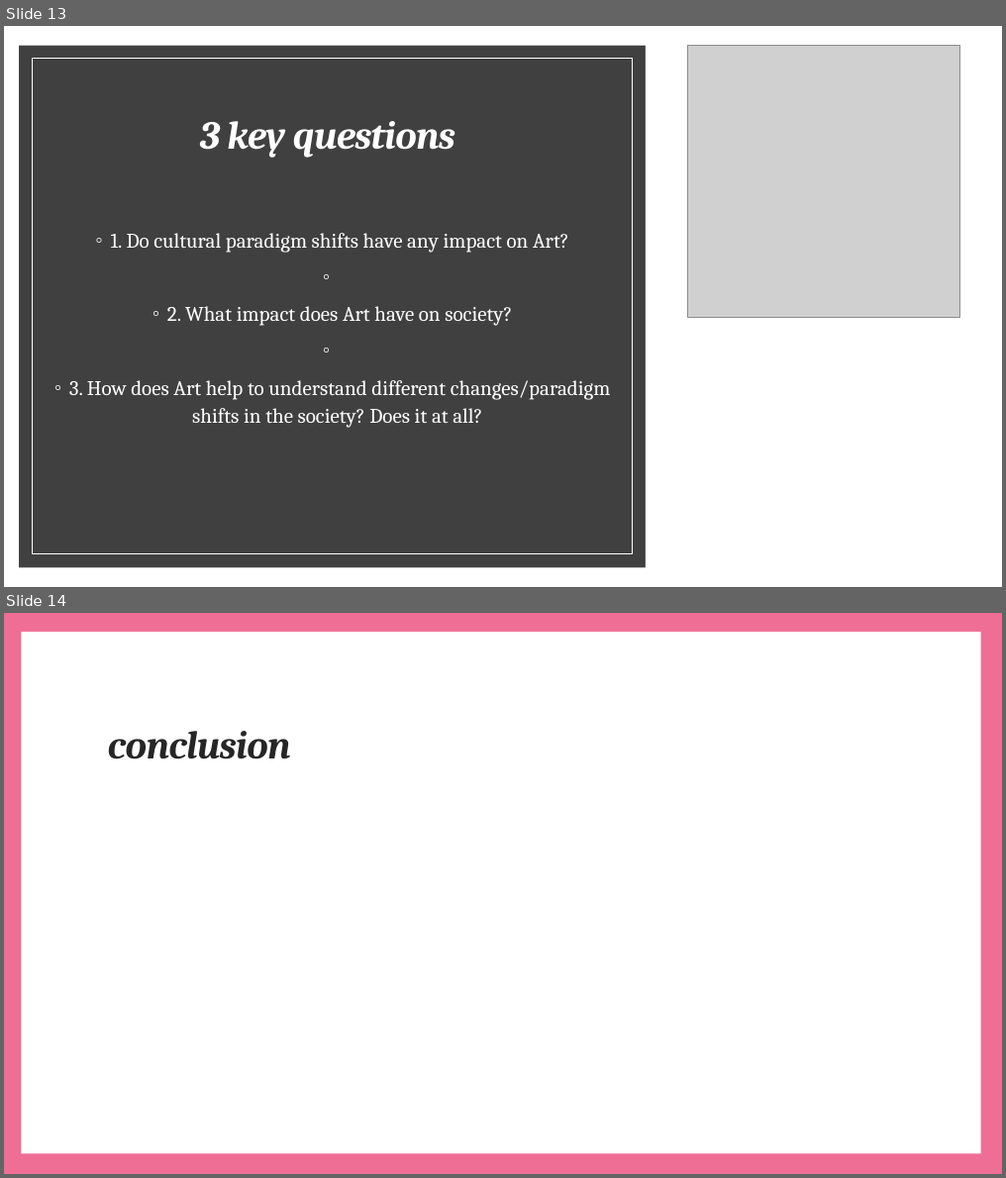
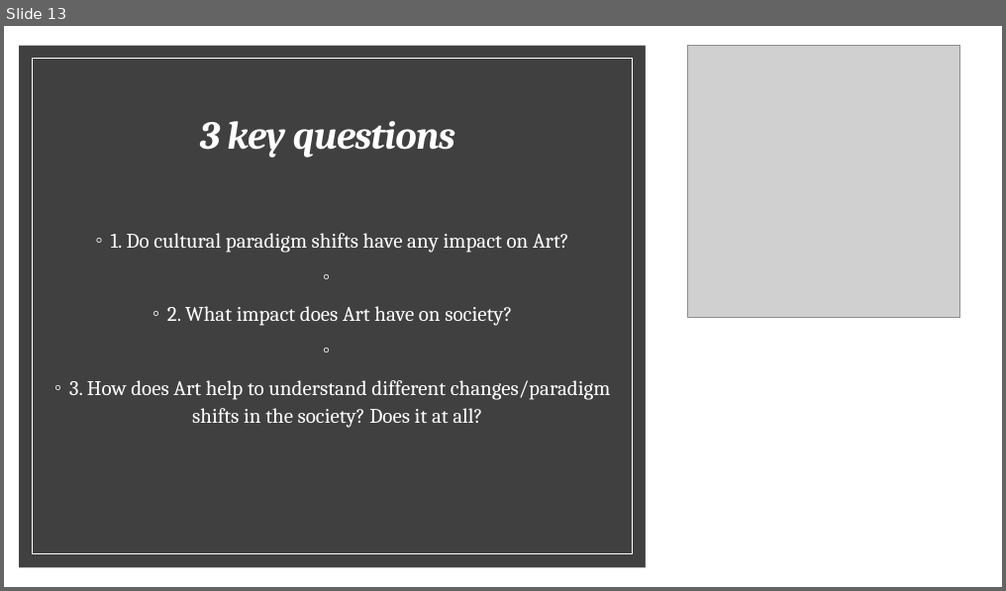
Before and after one commit to alk36/Curators-Presentation, a slide deck: art curators the newest one from saturday from pc.pptx. Shown one above the other, each under a label of ours: slides 13 and 14 before the commit, slide 13 after it. The pictures are 1006x1178 and 1006x591 pixels, drawn with LibreOffice and Linux fonts; fonts in the diff are those of the drawing; grey boxes stand for pictures. Boxes give left, top, right and bottom in pixels: in the first picture for what was removed or moved away, otherwise in the second. Text is boxed around its words. In the diff, an @@ line names an element or a change of style, - is before the commit and + after.

```diff
--- a/art curators the newest one from saturday from pc.pptx
+++ b/art curators the newest one from saturday from pc.pptx
@@ slide 14 removed at box(4, 613, 1002, 1174), background #FFFFFF @@
@@ rectangle removed at box(4, 613, 1002, 1174) @@
@@ rectangle removed at box(21, 632, 981, 1155) @@
@@ title removed at box(108, 731, 291, 760) @@
-conclusion
```
Also in this commit, not shown: 10 slides changed, 3 slides added, 2 other slides removed, 1 other file.
